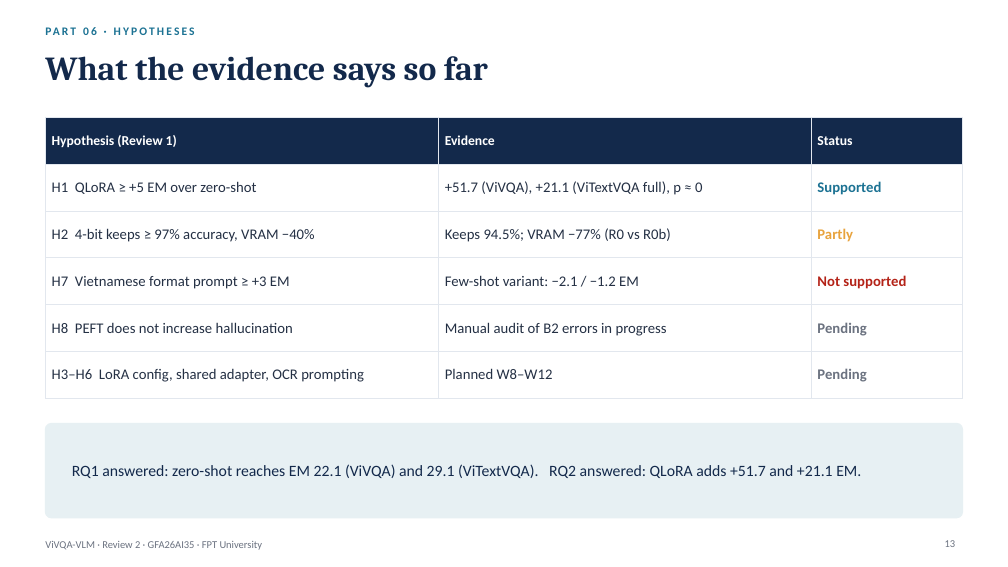
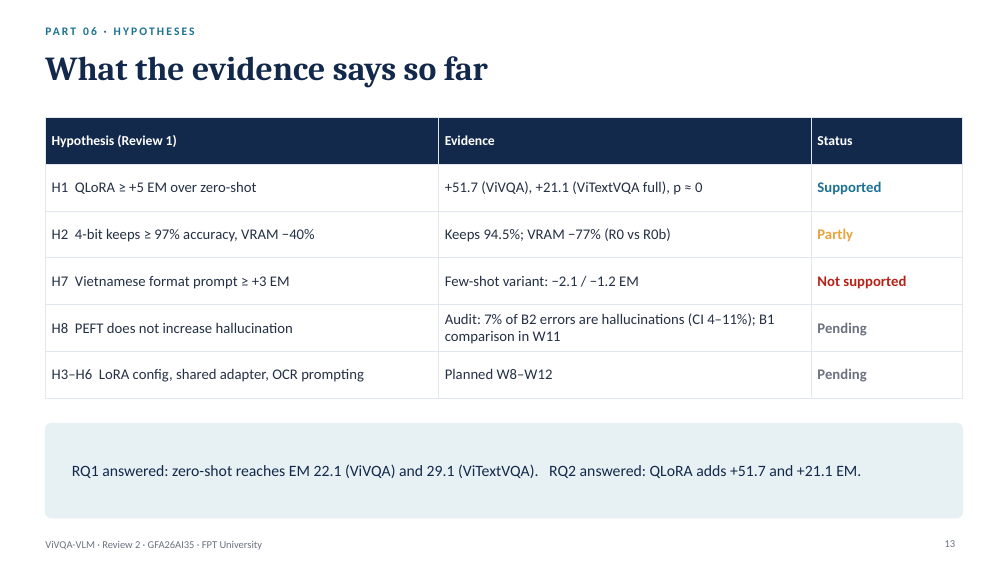
Before and after one commit to PLHGNAOH/ViVQA-VLM, a slide deck: slide 13 of docs/W07/ViVQA-VLM_Review2_EN.pptx. Drawn at 1008x567 pixels with LibreOffice and Linux fonts; fonts in the diff are those of the drawing. Boxes give left, top, right and bottom in pixels: in the first picture for what was removed or moved away, otherwise in the second. Text is boxed around its words. In the diff, an @@ line names an element or a change of style, - is before the commit and + after.

```diff
--- a/docs/W07/ViVQA-VLM_Review2_EN.pptx
+++ b/docs/W07/ViVQA-VLM_Review2_EN.pptx
@@ table at (45, 117, 963, 386) @@
-row 5, column 2: Manual audit of B2 errors in progress
+row 5, column 2: Audit: 7% of B2 errors are hallucinations (CI 4–11%); B1 comparison in W11
```
Also in this commit, not shown: 1 other slide changed, 11 other files.
